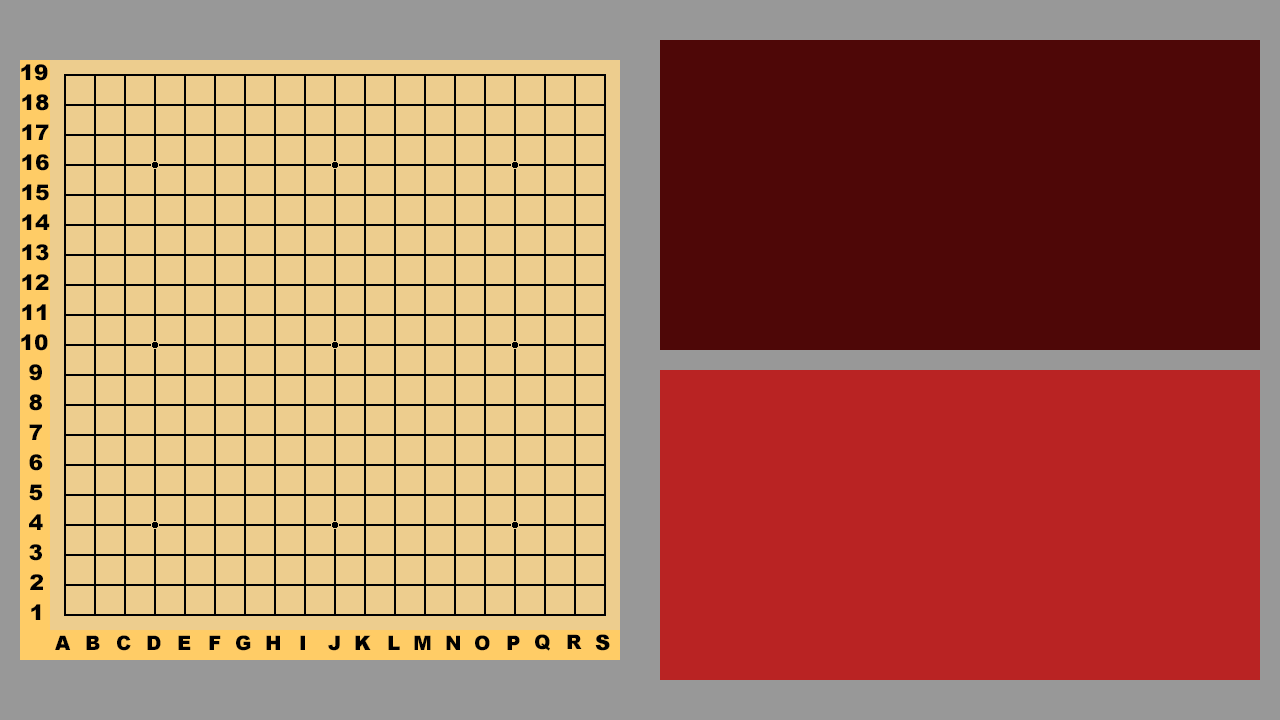
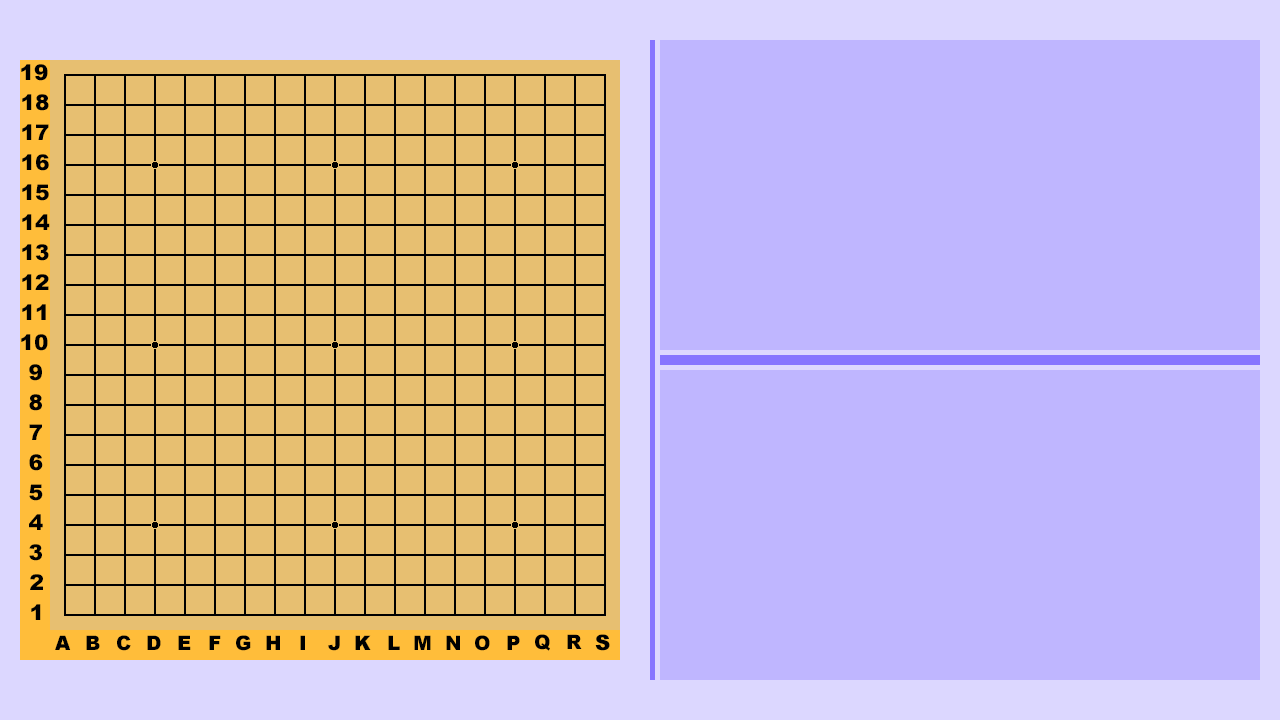
Before/after of a (1280, 720) layered artwork. What changed in the layer stack:
painted on "Rectangle 3 copy 2" over [650, 40, 1260, 680]
painted on "Rectangle 3" over [660, 40, 1260, 350]
painted on "Rectangle 1" over [50, 60, 620, 630]
painted on "Rectangle 1 copy" over [20, 60, 620, 660]
painted on "Слой 0" over [0, 0, 1280, 720]
